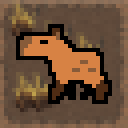
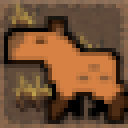
Layers edited between the first and the second 128 × 128 image:
painted on "Camada colada #7" over [0, 16, 128, 124]
